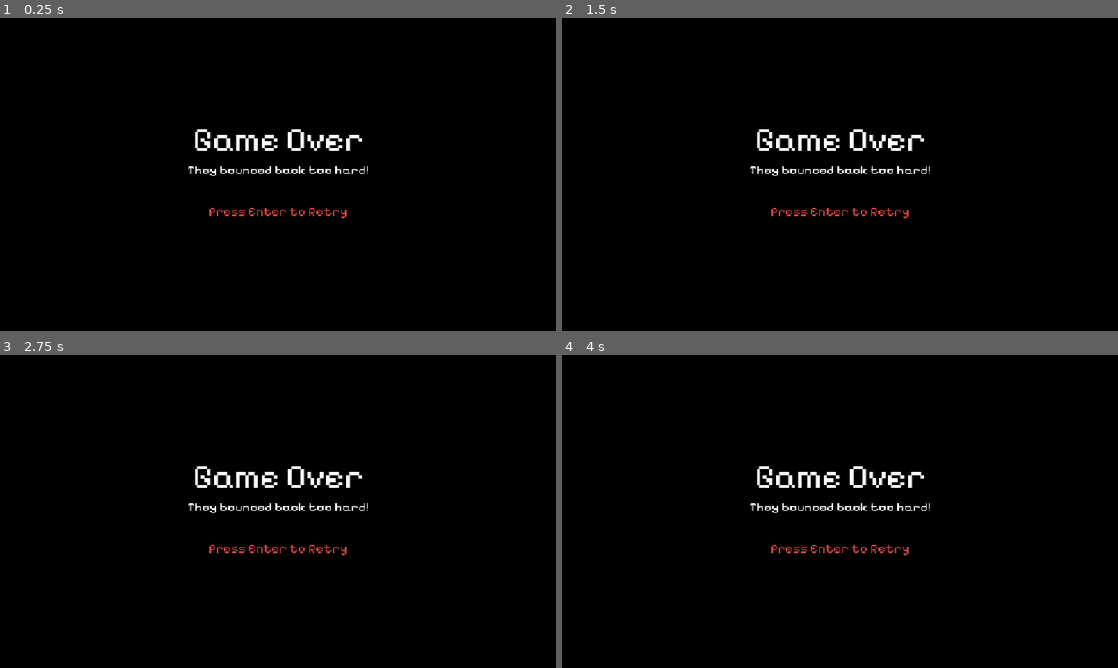
Above: before the commit, frames 1-4 (two rows, left to right).
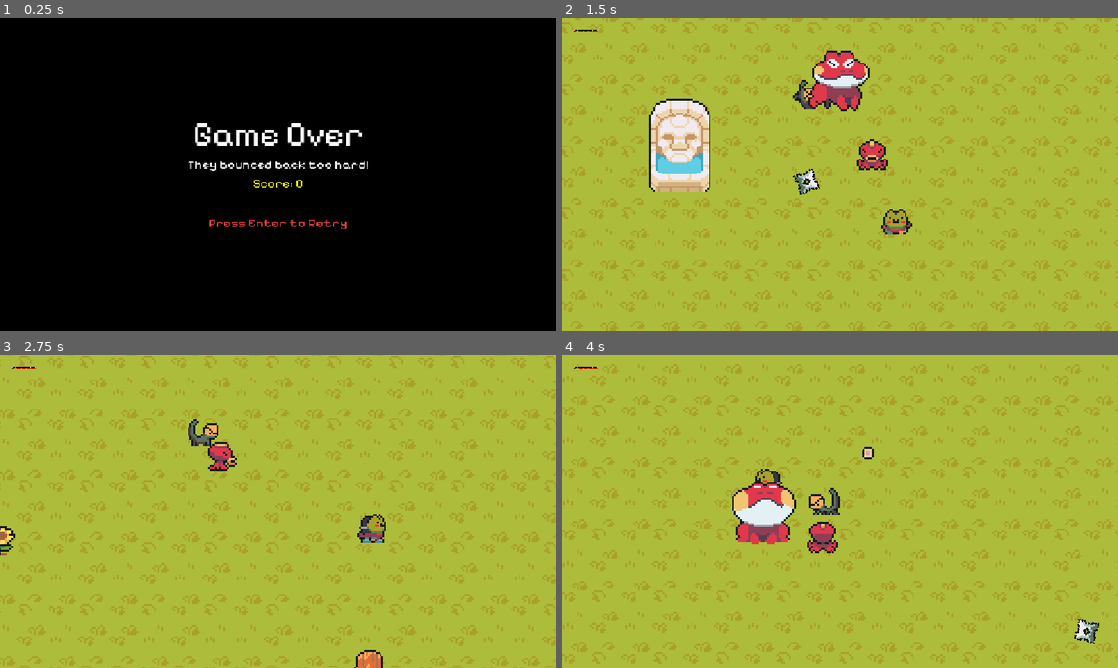
Above: after the commit, the same moments.

Repository: SushiOnToast/frogbound
Game: Godot game, scene res://scenes/UI/game_over_screen.tscn
Two runs of this game, one before a commit and one after it. Both use one fixed random seed, a clock stepped at 60 frames per second and the inputs below. This scene is started directly instead of the project's main scene.
Inputs (mouse positions are in pixels of both pictures, inside the frame that each line leads up to):
- Up to frame 1 (0.25 s): no input
- Up to frame 2 (1.5 s): tap Enter (menu_interact, bound only after the commit) at 0.5, 1.25 s; move the mouse to (962, 158) at 0.52 s; hold D (right) 0.53-1.28 s; tap Space (shoot) at 0.6, 1.35 s; move the mouse to (728, 190) at 1.27 s; hold S (down) from 1.28 s (still down)
- Up to frame 3 (2.75 s): tap Enter (menu_interact, bound only after the commit) at 2 s; move the mouse to (333, 442) at 2.02 s; release S (down) at 2.03 s; hold D (right) from 2.03 s (still down); tap Space (shoot) at 2.1 s
- Up to frame 4 (4 s): tap Enter (menu_interact, bound only after the commit) at 2.75, 3.5 s; move the mouse to (812, 574) at 2.77 s; release D (right) at 2.78 s; hold W (up) 2.78-3.53 s; tap Space (shoot) at 2.85, 3.6 s; move the mouse to (1006, 558) at 3.52 s; hold A (left) from 3.53 s (still down)

The runs differ from the first frame. In frame 1, 2.1% of the frame differs, in the area x 33-67%, y 33-68%; in frame 2, 100%; in frame 3, 100%, in the area x 0-100%, y 0-100%; in frame 4, 100%.

Commit message:
add game over and menu screen

Diff:
--- a/project.godot
+++ b/project.godot
@@ -11,7 +11,7 @@
 [application]
 
 config/name="haven_project"
-run/main_scene="uid://blyrwel5vtouv"
+run/main_scene="uid://b11bbuudq4l08"
 config/features=PackedStringArray("4.7", "Forward Plus")
 config/icon="res://icon.svg"
 
@@ -56,6 +56,11 @@
 , Object(InputEventMouseButton,"resource_local_to_scene":false,"resource_name":"","device":-1,"window_id":0,"alt_presse …(250 unchanged characters)…
 ]
 }
+menu_interact={
+"deadzone": 0.2,
+"events": [Object(InputEventKey,"resource_local_to_scene":false,"resource_name":"","device":-1,"window_id":0,"alt_pressed":false,"shift_pressed":false,"ctrl_pressed":false,"meta_pressed":false,"pressed":false,"keycode":0,"physical_keycode":4194309,"key_label":0,"unicode":0,"location":0,"echo":false,"script":null)
+]
+}
 
 [layer_names]
 
--- a/scenes/UI/game_over_screen.tscn
+++ b/scenes/UI/game_over_screen.tscn
@@ -1,5 +1,6 @@
 [gd_scene format=3 uid="uid://drevofd025iah"]
 
+[ext_resource type="Script" uid="uid://dh7jnfmi5a8c6" path="res://scripts/game_over_screen.gd" id="1_k3wv6"]
 [ext_resource type="FontFile" uid="uid://1qqtaviv0niv" path="res://assets/fonts/Pixelify_Sans/PixelifySans-VariableFont_wght.ttf" id="1_yjf6n"]
 
 [node name="GameOverScreen" type="Control" unique_id=41242428]
@@ -9,6 +10,7 @@
 anchor_bottom = 1.0
 grow_horizontal = 2
 grow_vertical = 2
+script = ExtResource("1_k3wv6")
 
 [node name="ColorRect" type="ColorRect" parent="." unique_id=1694196032]
 layout_mode = 1
@@ -27,9 +29,9 @@
 anchor_right = 0.5
 anchor_bottom = 0.5
 offset_left = -177.5
-offset_top = -115.5
+offset_top = -126.5
 offset_right = 177.5
-offset_bottom = -30.5
+offset_bottom = -41.5
 grow_horizontal = 2
 grow_vertical = 2
 theme_override_fonts/font = ExtResource("1_yjf6n")
@@ -42,13 +44,29 @@
 anchor_left = 0.5
 anchor_right = 0.5
 offset_left = -188.0
-offset_top = 298.0
+offset_top = 287.0
 offset_right = 188.0
-offset_bottom = 331.0
+offset_bottom = 320.0
 grow_horizontal = 2
 theme_override_fonts/font = ExtResource("1_yjf6n")
 theme_override_font_sizes/font_size = 27
 text = "They bounced back too hard!"
+
+[node name="ScoreLabel" type="Label" parent="." unique_id=1521622934]
+layout_mode = 1
+anchors_preset = 5
+anchor_left = 0.5
+anchor_right = 0.5
+offset_left = -188.0
+offset_top = 326.0
+offset_right = 188.0
+offset_bottom = 359.0
+grow_horizontal = 2
+theme_override_colors/font_color = Color(1, 1, 0.047058824, 1)
+theme_override_fonts/font = ExtResource("1_yjf6n")
+theme_override_font_sizes/font_size = 27
+text = "Score: 0"
+horizontal_alignment = 1
 
 [node name="Label3" type="Label" parent="." unique_id=1386681878]
 layout_mode = 1
@@ -56,9 +74,9 @@
 anchor_left = 0.5
 anchor_right = 0.5
 offset_left = -188.0
-offset_top = 384.0
+offset_top = 408.0
 offset_right = 188.0
-offset_bottom = 417.0
+offset_bottom = 441.0
 grow_horizontal = 2
 theme_override_colors/font_color = Color(0.87161213, 0.26926968, 0.26378137, 1)
 theme_override_fonts/font = ExtResource("1_yjf6n")
--- /dev/null
+++ b/scenes/UI/menu_screen.tscn
@@ -0,0 +1,111 @@
+[gd_scene format=3 uid="uid://b11bbuudq4l08"]
+
+[ext_resource type="Script" uid="uid://n8s3d76fkf8l" path="res://scripts/menu_screen.gd" id="1_6ibb8"]
+[ext_resource type="Texture2D" uid="uid://ccunx7aicb7mv" path="res://assets/UI/Idle40x40.png" id="1_dlyh0"]
+[ext_resource type="FontFile" uid="uid://mytkj34t7sh4" path="res://assets/fonts/karmatic-arcade/ka1.ttf" id="2_6ibb8"]
+[ext_resource type="FontFile" uid="uid://1qqtaviv0niv" path="res://assets/fonts/Pixelify_Sans/PixelifySans-VariableFont_wght.ttf" id="3_l3bn1"]
+
+[sub_resource type="AtlasTexture" id="AtlasTexture_6inuj"]
+atlas = ExtResource("1_dlyh0")
+region = Rect2(0, 0, 40, 40)
+
+[sub_resource type="AtlasTexture" id="AtlasTexture_mgkvk"]
+atlas = ExtResource("1_dlyh0")
+region = Rect2(40, 0, 40, 40)
+
+[sub_resource type="AtlasTexture" id="AtlasTexture_snu88"]
+atlas = ExtResource("1_dlyh0")
+region = Rect2(80, 0, 40, 40)
+
+[sub_resource type="AtlasTexture" id="AtlasTexture_yqe08"]
+atlas = ExtResource("1_dlyh0")
+region = Rect2(120, 0, 40, 40)
+
+[sub_resource type="AtlasTexture" id="AtlasTexture_ntrb3"]
+atlas = ExtResource("1_dlyh0")
+region = Rect2(160, 0, 40, 40)
+
+[sub_resource type="SpriteFrames" id="SpriteFrames_7e1q3"]
+animations = [{
+"frames": [{
+"duration": 1.0,
+"texture": SubResource("AtlasTexture_6inuj")
+}, {
+"duration": 1.0,
+"texture": SubResource("AtlasTexture_mgkvk")
+}, {
+"duration": 1.0,
+"texture": SubResource("AtlasTexture_snu88")
+}, {
+"duration": 1.0,
+"texture": SubResource("AtlasTexture_yqe08")
+}, {
+"duration": 1.0,
+"texture": SubResource("AtlasTexture_ntrb3")
+}],
+"loop": 1,
+"name": &"default",
+"speed": 9.0
+}]
+
+[node name="MenuScreen" type="Control" unique_id=2050521933]
+layout_mode = 3
+anchors_preset = 15
+anchor_right = 1.0
+anchor_bottom = 1.0
+grow_horizontal = 2
+grow_vertical = 2
+size_flags_horizontal = 4
+script = ExtResource("1_6ibb8")
+
+[node name="ColorRect" type="ColorRect" parent="." unique_id=1944923430]
+layout_mode = 1
+anchors_preset = 15
+anchor_right = 1.0
+anchor_bottom = 1.0
+grow_horizontal = 2
+grow_vertical = 2
+color = Color(0, 0, 0, 1)
+
+[node name="AnimatedSprite2D" type="AnimatedSprite2D" parent="." unique_id=427807537]
+position = Vector2(577, 238.00002)
+scale = Vector2(5, 5)
+sprite_frames = SubResource("SpriteFrames_7e1q3")
+autoplay = "default"
+frame_progress = 0.1390962
+
+[node name="Label" type="Label" parent="." unique_id=823836649]
+layout_mode = 1
+anchors_preset = 8
+anchor_left = 0.5
+anchor_top = 0.5
+anchor_right = 0.5
+anchor_bottom = 0.5
+offset_left = -237.5
+offset_top = -34.0
+offset_right = 237.5
+offset_bottom = 34.0
+grow_horizontal = 2
+grow_vertical = 2
+theme_override_colors/font_color = Color(0.6784314, 0.7372549, 0.22745098, 1)
+theme_override_fonts/font = ExtResource("2_6ibb8")
+theme_override_font_sizes/font_size = 70
+text = "FROGBOUND"
+
+[node name="Label2" type="Label" parent="." unique_id=41870439]
+layout_mode = 1
+anchors_preset = 8
+anchor_left = 0.5
+anchor_top = 0.5
+anchor_right = 0.5
+anchor_bottom = 0.5
+offset_left = -161.5
+offset_top = 57.5
+offset_right = 161.5
+offset_bottom = 94.5
+grow_horizontal = 2
+grow_vertical = 2
+theme_override_colors/font_color = Color(0.6784314, 0.7372549, 0.22745098, 1)
+theme_override_fonts/font = ExtResource("3_l3bn1")
+theme_override_font_sizes/font_size = 30
+text = "Press Enter to Start"
--- a/scenes/spider_range.tscn
+++ /dev/null
@@ -1,145 +0,0 @@
-[gd_scene format=3 uid="uid://dl63qtldkm2xo"]
-
-[ext_resource type="Texture2D" uid="uid://bvsh0oo0e30qy" path="res://assets/mobs/SpiderRed.png" id="1_0xwmi"]
-
-[sub_resource type="AtlasTexture" id="AtlasTexture_76pyo"]
-atlas = ExtResource("1_0xwmi")
-region = Rect2(0, 0, 16, 16)
-
-[sub_resource type="AtlasTexture" id="AtlasTexture_2bexb"]
-atlas = ExtResource("1_0xwmi")
-region = Rect2(0, 16, 16, 16)
-
-[sub_resource type="AtlasTexture" id="AtlasTexture_kkwwk"]
-atlas = ExtResource("1_0xwmi")
-region = Rect2(0, 32, 16, 16)
-
-[sub_resource type="AtlasTexture" id="AtlasTexture_rlc5h"]
-atlas = ExtResource("1_0xwmi")
-region = Rect2(0, 48, 16, 16)
-
-[sub_resource type="AtlasTexture" id="AtlasTexture_7pcxc"]
-atlas = ExtResource("1_0xwmi")
-region = Rect2(32, 0, 16, 16)
-
-[sub_resource type="AtlasTexture" id="AtlasTexture_vciix"]
-atlas = ExtResource("1_0xwmi")
-region = Rect2(32, 16, 16, 16)
-
-[sub_resource type="AtlasTexture" id="AtlasTexture_nukko"]
-atlas = ExtResource("1_0xwmi")
-region = Rect2(32, 32, 16, 16)
-
-[sub_resource type="AtlasTexture" id="AtlasTexture_lyne6"]
-atlas = ExtResource("1_0xwmi")
-region = Rect2(32, 48, 16, 16)
-
-[sub_resource type="AtlasTexture" id="AtlasTexture_l87jn"]
-atlas = ExtResource("1_0xwmi")
-region = Rect2(48, 0, 16, 16)
-
-[sub_resource type="AtlasTexture" id="AtlasTexture_xgxc8"]
-atlas = ExtResource("1_0xwmi")
-region = Rect2(48, 16, 16, 16)
-
-[sub_resource type="AtlasTexture" id="AtlasTexture_fbxdb"]
-atlas = ExtResource("1_0xwmi")
-region = Rect2(48, 32, 16, 16)
-
-[sub_resource type="AtlasTexture" id="AtlasTexture_b6wov"]
-atlas = ExtResource("1_0xwmi")
-region = Rect2(48, 48, 16, 16)
-
-[sub_resource type="AtlasTexture" id="AtlasTexture_158ra"]
-atlas = ExtResource("1_0xwmi")
-region = Rect2(16, 0, 16, 16)
-
-[sub_resource type="AtlasTexture" id="AtlasTexture_cixab"]
-atlas = ExtResource("1_0xwmi")
-region = Rect2(16, 16, 16, 16)
-
-[sub_resource type="AtlasTexture" id="AtlasTexture_ibx3n"]
-atlas = ExtResource("1_0xwmi")
-region = Rect2(16, 32, 16, 16)
-
-[sub_resource type="AtlasTexture" id="AtlasTexture_3umq1"]
-atlas = ExtResource("1_0xwmi")
-region = Rect2(16, 48, 16, 16)
-
-[sub_resource type="SpriteFrames" id="SpriteFrames_qrt11"]
-animations = [{
-"frames": [{
-"duration": 1.0,
-"texture": SubResource("AtlasTexture_76pyo")
-}, {
-"duration": 1.0,
-"texture": SubResource("AtlasTexture_2bexb")
-}, {
-"duration": 1.0,
-"texture": SubResource("AtlasTexture_kkwwk")
-}, {
-"duration": 1.0,
-"texture": SubResource("AtlasTexture_rlc5h")
-}],
-"loop": 1,
-"name": &"down",
-"speed": 5.0
-}, {
-"frames": [{
-"duration": 1.0,
-"texture": SubResource("AtlasTexture_7pcxc")
-}, {
-"duration": 1.0,
-"texture": SubResource("AtlasTexture_vciix")
-}, {
-"duration": 1.0,
-"texture": SubResource("AtlasTexture_nukko")
-}, {
-"duration": 1.0,
-"texture": SubResource("AtlasTexture_lyne6")
-}],
-"loop": 1,
-"name": &"left",
-"speed": 5.0
-}, {
-"frames": [{
-"duration": 1.0,
-"texture": SubResource("AtlasTexture_l87jn")
-}, {
-"duration": 1.0,
-"texture": SubResource("AtlasTexture_xgxc8")
-}, {
-"duration": 1.0,
-"texture": SubResource("AtlasTexture_fbxdb")
-}, {
-"duration": 1.0,
-"texture": SubResource("AtlasTexture_b6wov")
-}],
-"loop": 1,
-"name": &"right",
-"speed": 5.0
-}, {
-"frames": [{
-"duration": 1.0,
-"texture": SubResource("AtlasTexture_158ra")
-}, {
-"duration": 1.0,
-"texture": SubResource("AtlasTexture_cixab")
-}, {
-"duration": 1.0,
-"texture": SubResource("AtlasTexture_ibx3n")
-}, {
-"duration": 1.0,
-"texture": SubResource("AtlasTexture_3umq1")
-}],
-"loop": 1,
-"name": &"up",
-"speed": 5.0
-}]
-
-[node name="SpiderRange" type="CharacterBody2D" unique_id=662927375]
-
-[node name="AnimatedSprite2D" type="AnimatedSprite2D" parent="." unique_id=1200007938]
-sprite_frames = SubResource("SpriteFrames_qrt11")
-animation = &"up"
-autoplay = "down"
--- a/scripts/game_config.gd
+++ b/scripts/game_config.gd
@@ -7,7 +7,6 @@
 	"lizard":  {"scene": "res://scenes/lizard.tscn",  "unlock_wave": 1, "cost": 1, "weight": 10, "points": 10},
 	"octopus": {"scene": "res://scenes/octopus.tscn", "unlock_wave": 3, "cost": 3, "weight": 4,  "points": 30},
 	"t_rex":   {"scene": "res://scenes/t_rex.tscn",   "unlock_wave": 2, "cost": 4, "weight": 5,  "points": 50},
-	"spider":  {"scene": "res://scenes/spider_range.tscn",  "unlock_wave": 1, "cost": 2, "weight": 8,  "points": 20},
 }
 
 const MINIBOSS := {
--- /dev/null
+++ b/scripts/game_over_screen.gd
@@ -0,0 +1,13 @@
+extends Control
+
+@onready var score_label: Label = $ScoreLabel
+
+func _ready() -> void:
+	score_label.text = "Score: " + str(Game.score)
+
+func _input(event):
+	if Input.is_action_just_pressed("menu_interact"):
+		start_game()
+
+func start_game():
+	get_tree().change_scene_to_file("res://scenes/level.tscn")
--- /dev/null
+++ b/scripts/menu_screen.gd
@@ -0,0 +1,8 @@
+extends Control
+
+func _input(event):
+	if Input.is_action_just_pressed("menu_interact"):
+		start_game()
+
+func start_game():
+	get_tree().change_scene_to_file("res://scenes/level.tscn")
--- a/scripts/player.gd
+++ b/scripts/player.gd
@@ -67,5 +67,4 @@
 		die()
 
 func die() -> void:
-	#should swap to game over scene
-	pass
+	get_tree().change_scene_to_file("res://scenes/UI/game_over_screen.tscn")
Binary file added: assets/UI/Idle40x40.png
Not shown, added: assets/UI/Idle40x40.png.import
Binary file added: assets/UI/IdlePreview.gif
Not shown, added: assets/fonts/karmatic-arcade/1001fonts-karmatic-arcade-eula.txt
Binary file added: assets/fonts/karmatic-arcade/ka1.ttf
Not shown, added: assets/fonts/karmatic-arcade/ka1.ttf.import
Not shown, added: scripts/game_over_screen.gd.uid
Not shown, added: scripts/menu_screen.gd.uid
